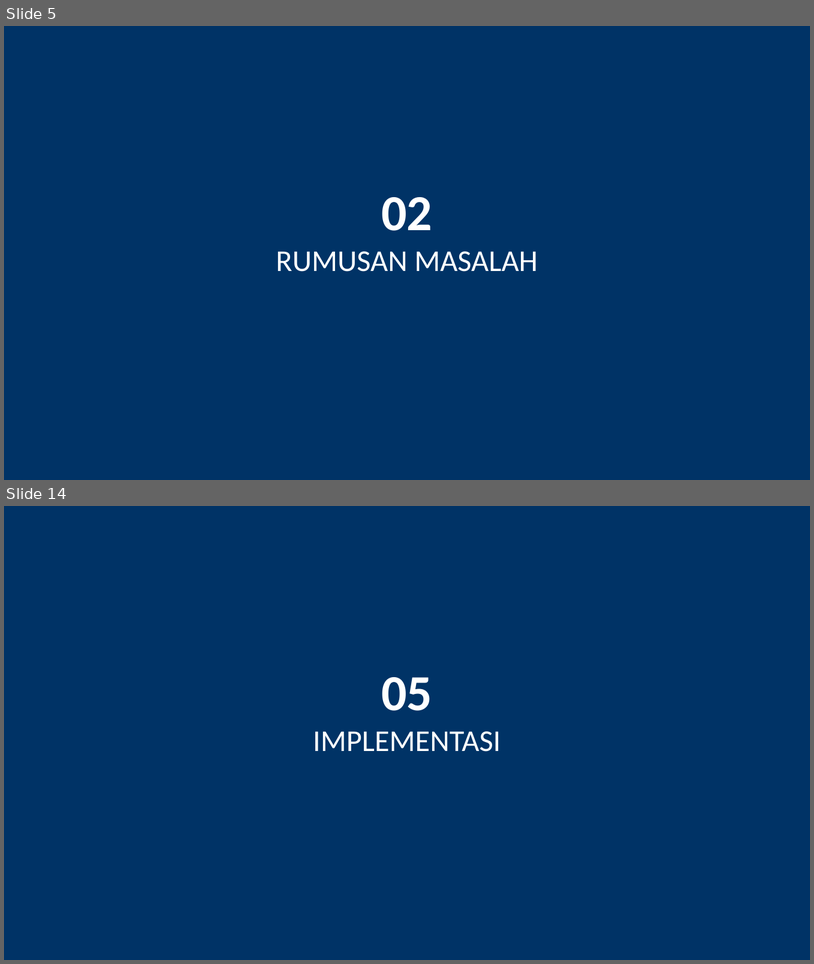
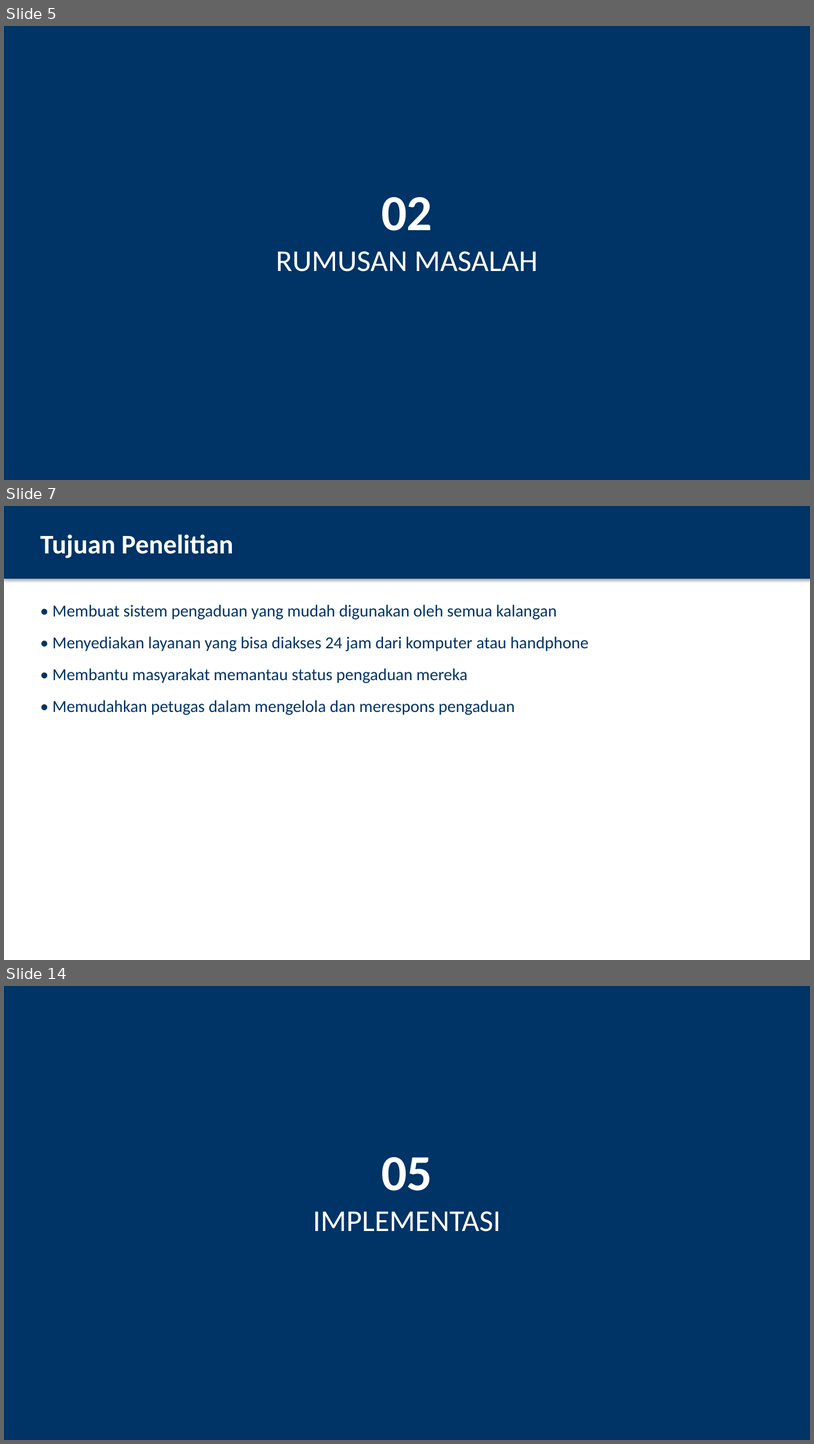
Before and after one commit to irfan-ghzl/CRM, a slide deck: PRESENTASI_SISTEM_PENGADUAN_MASYARAKAT.pptx. Shown one above the other, each under a label of ours: slides 5 and 14 before the commit, slides 5, 7 and 14 after it; the slides between them are not shown. The pictures are 814x964 and 814x1444 pixels, drawn with LibreOffice and Linux fonts; fonts in the diff are those of the drawing. Boxes give left, top, right and bottom in pixels: in the first picture for what was removed or moved away, otherwise in the second. Text is boxed around its words. In the diff, an @@ line names an element or a change of style, - is before the commit and + after.

```diff
--- a/PRESENTASI_SISTEM_PENGADUAN_MASYARAKAT.pptx
+++ b/PRESENTASI_SISTEM_PENGADUAN_MASYARAKAT.pptx
@@ slide 7 added at <box>4,506,810,960</box>, background #FFFFFF @@
@@ rectangle added at <box>4,506,810,579</box>, fill #003366 @@
@@ text added at <box>40,534,234,558</box>, 32 pt, text #FFFFFF, bold @@
+Tujuan Penelitian
@@ text added at <box>53,604,588,715</box>, 20 pt, text #003366 @@
+• Membuat sistem pengaduan yang mudah digunakan oleh semua kalangan
+• Menyediakan layanan yang bisa diakses 24 jam dari komputer atau handphone
+• Membantu masyarakat memantau status pengaduan mereka
+• Memudahkan petugas dalam mengelola dan merespons pengaduan
```
Also in this commit, not shown: 15 slides changed, 4 other slides added, 5 slides removed.
